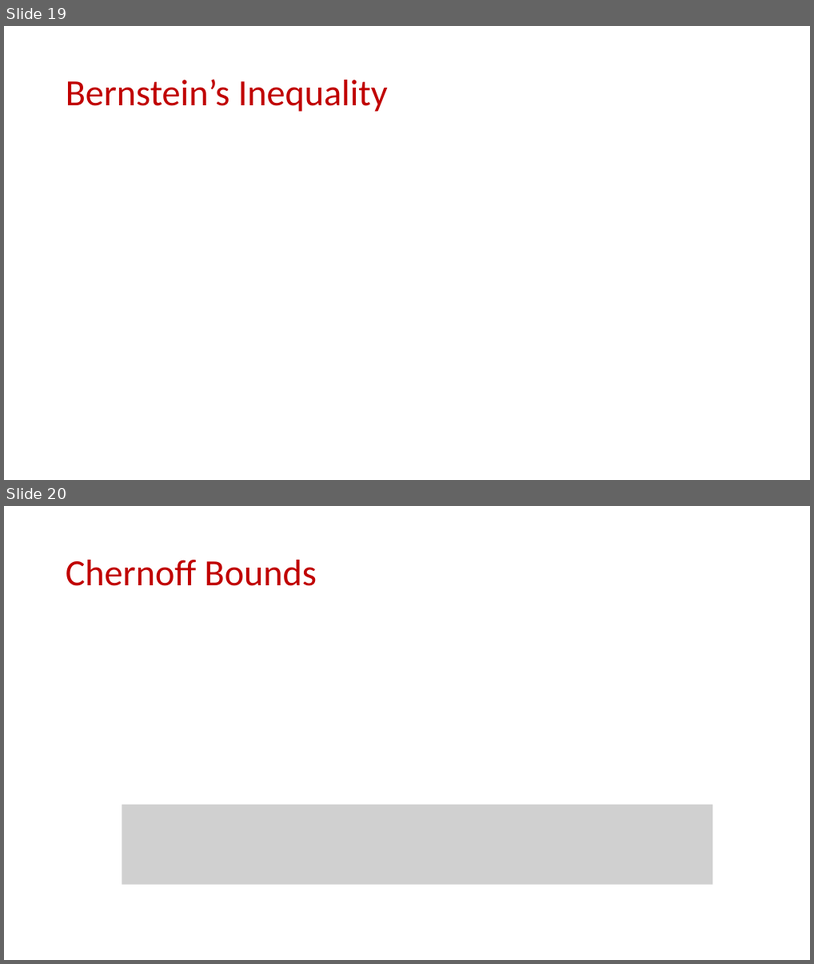
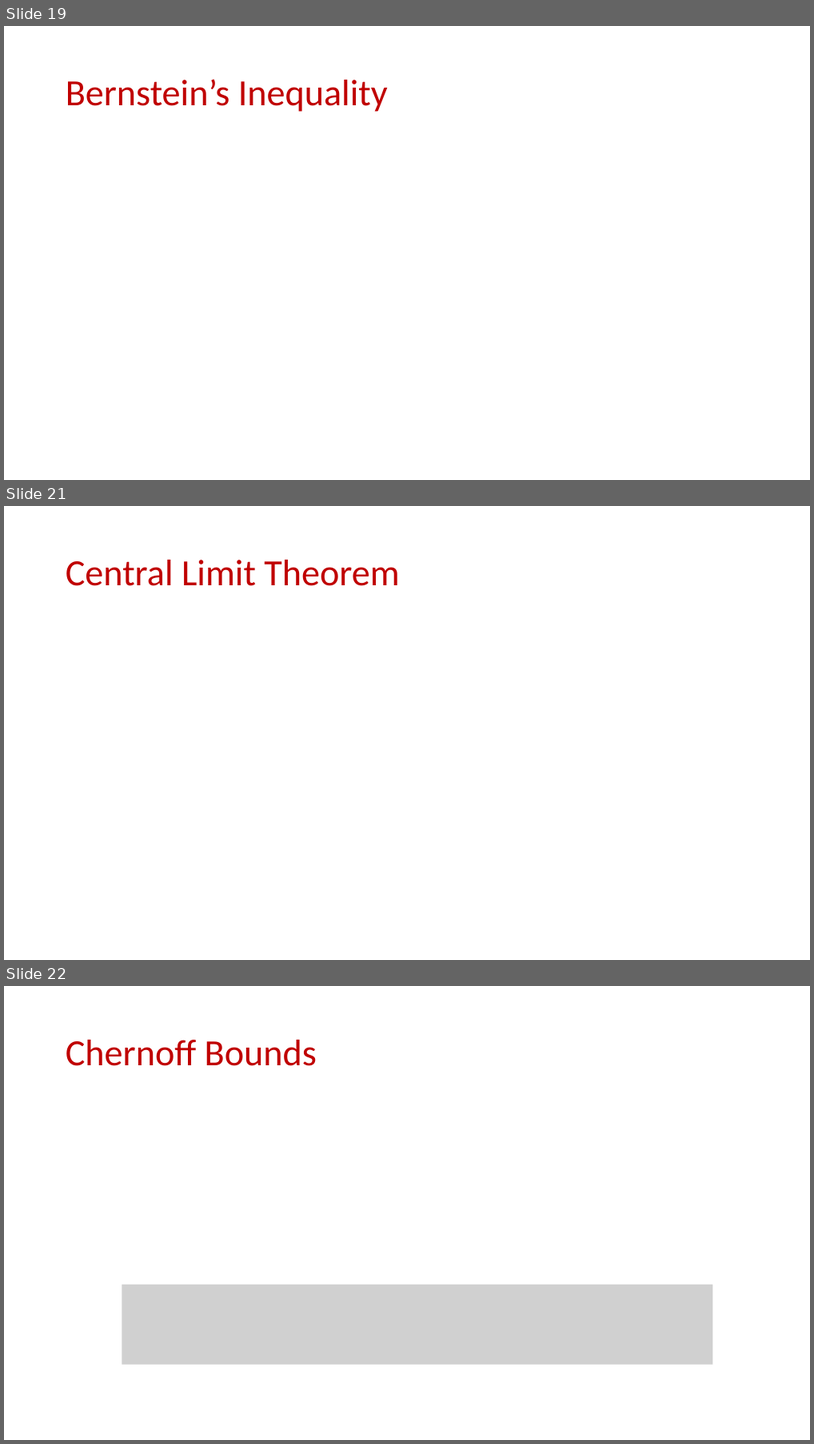
Before and after one commit to samsonzhou/samsonzhou.github.io, a slide deck: CSCE689-23/L5.pptx. Shown one above the other, each under a label of ours: slides 19 and 20 before the commit, slides 19, 21 and 22 after it; the slides between them are not shown. The pictures are 814x964 and 814x1444 pixels, drawn with LibreOffice and Linux fonts; fonts in the diff are those of the drawing; grey boxes stand for pictures. Boxes give left, top, right and bottom in pixels: in the first picture for what was removed or moved away, otherwise in the second. Text is boxed around its words. In the diff, an @@ line names an element or a change of style, - is before the commit and + after.

```diff
--- a/CSCE689-23/L5.pptx
+++ b/CSCE689-23/L5.pptx
@@ slide 21 added at (x1=4, y1=506, x2=810, y2=960), background #FFFFFF @@
@@ title added at (x1=66, y1=560, x2=399, y2=586), 44 pt, text #C00000 @@
+Central Limit Theorem
@@ what was slide 20 is now slide 22 @@
```
Also in this commit, not shown: 1 other slide added.
